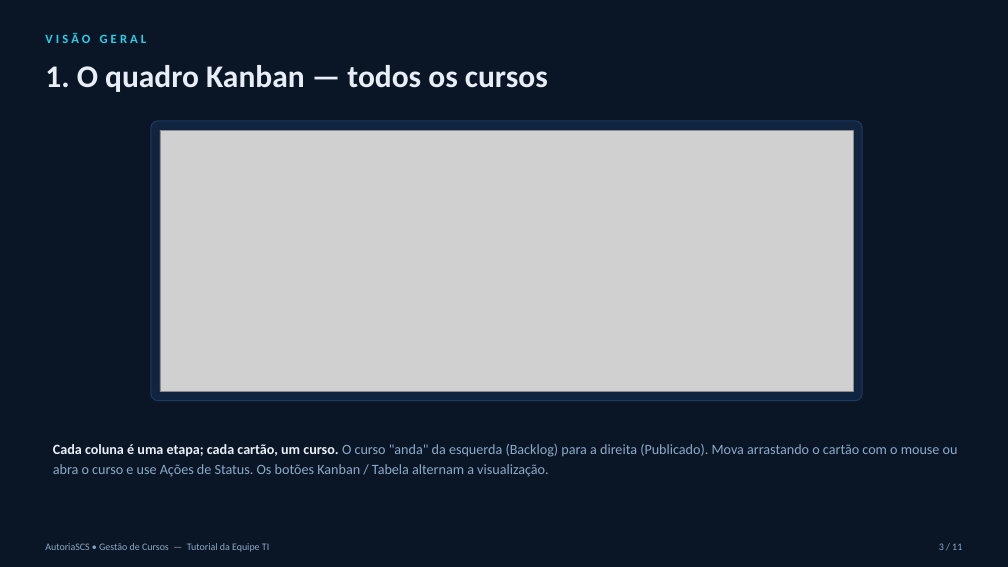
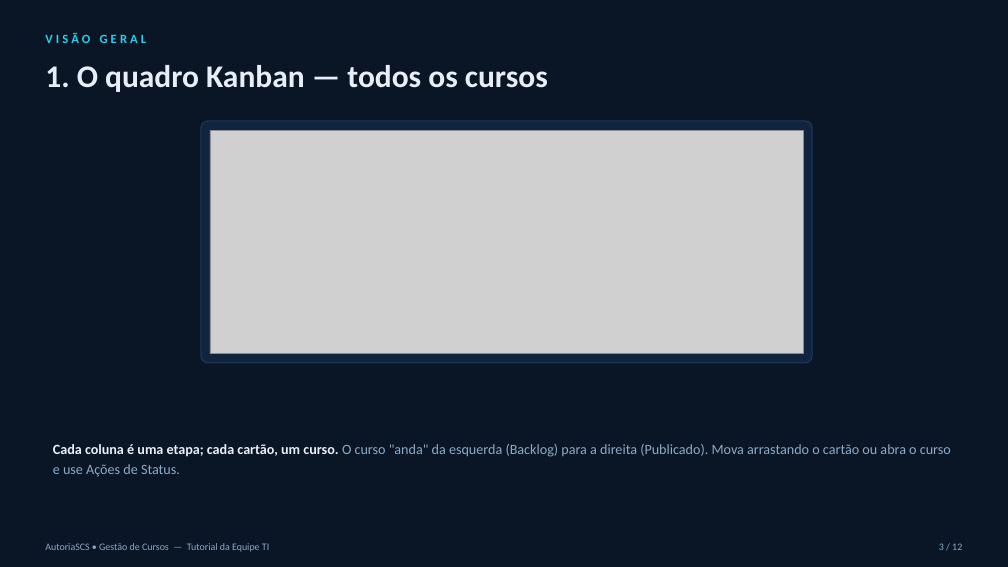
Before and after one commit to flaviospina/AutoriaSCS-Scrum-cursos, a slide deck: slide 3 of docs/tutoriais/Tutorial-TI.pptx. Drawn at 1008x567 pixels with LibreOffice and Linux fonts; fonts in the diff are those of the drawing; grey boxes stand for pictures. Boxes give left, top, right and bottom in pixels: in the first picture for what was removed or moved away, otherwise in the second. Text is boxed around its words. In the diff, an @@ line names an element or a change of style, - is before the commit and + after.

```diff
--- a/docs/tutoriais/Tutorial-TI.pptx
+++ b/docs/tutoriais/Tutorial-TI.pptx
@@ rounded rectangle: place and size @@
-rounded rectangle at (151, 121, 863, 401)
+rounded rectangle at (201, 121, 812, 363)
@@ rounded rectangle at (201, 121, 812, 363): proportions changed @@
@@ picture: place and size @@
-picture at (160, 130, 854, 392)
+picture at (210, 130, 803, 354)
@@ text at (53, 444, 951, 477): text changed @@
-Cada coluna é uma etapa; cada cartão, um curso. O curso "anda" da esquerda (Backlog) para a direita (Publicado). Mova arrastando o cartão com o mouse ou abra o curso e use Ações de Status. Os botões Kanban / Tabela alternam a visualização.
+Cada coluna é uma etapa; cada cartão, um curso. O curso "anda" da esquerda (Backlog) para a direita (Publicado). Mova arrastando o cartão ou abra o curso e use Ações de Status.
```
Also in this commit, not shown: 8 other slides changed, 3 slides added, 2 slides removed, 18 other files.
